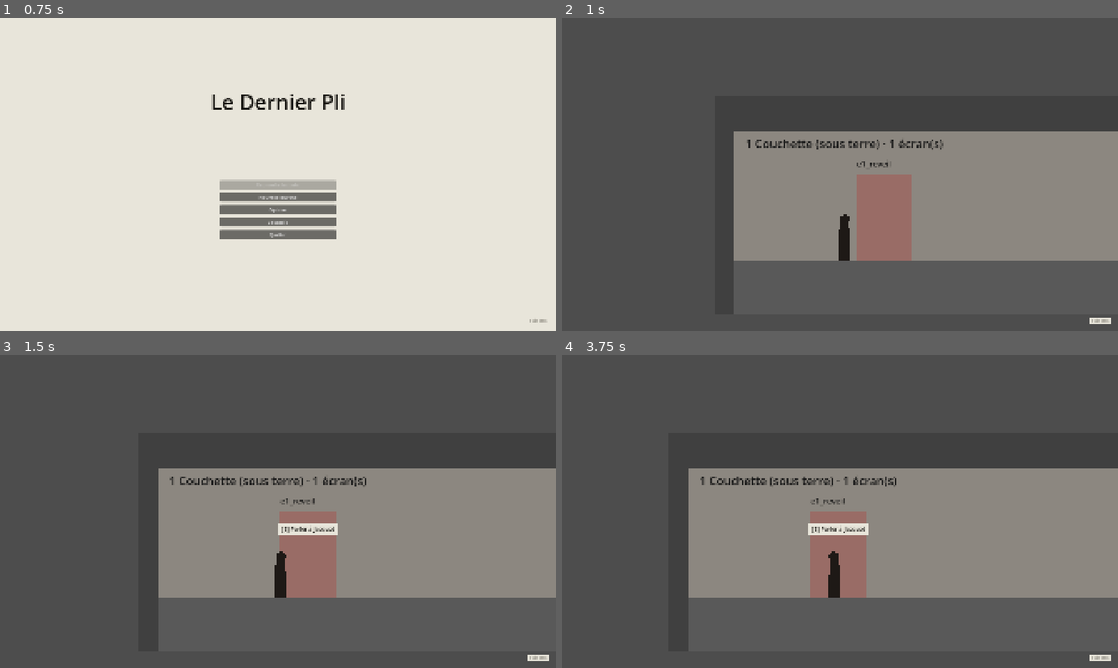
Above: before the commit, frames 1-4 (two rows, left to right).
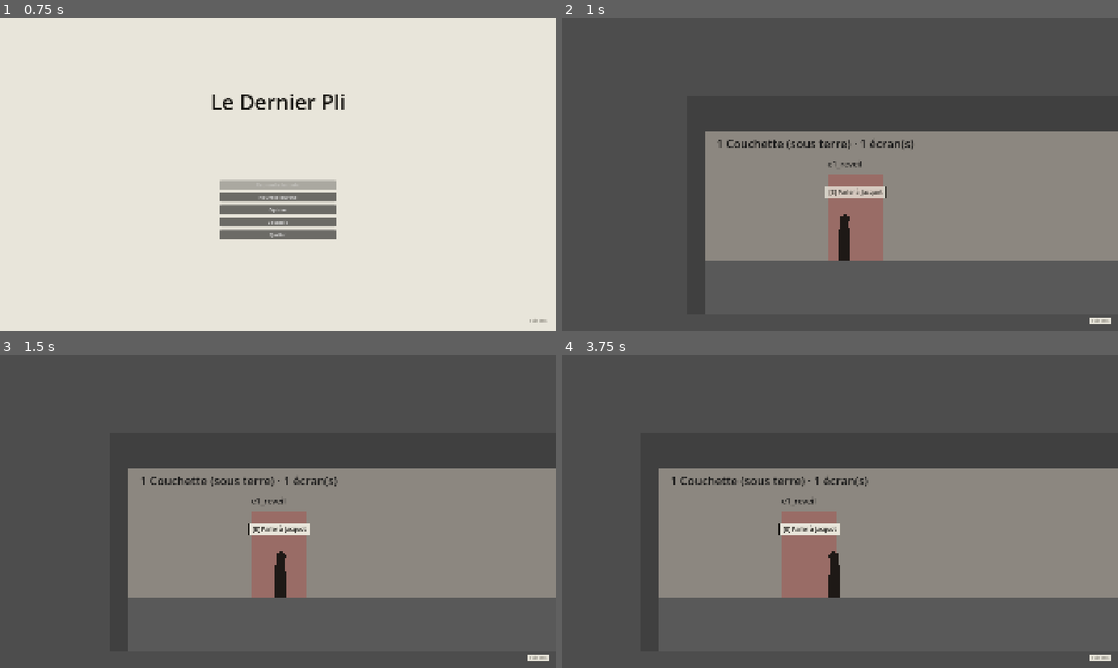
Above: after the commit, the same moments.

Repository: Mazklaus/le-dernier-pli
Game: Godot game, scene res://scenes/titre/titre.tscn
Same seed, same stepped clock (60 frames per second), same inputs: the game is played once before the commit and once after it.
Inputs (mouse positions are in pixels of both pictures, inside the frame that each line leads up to):
- Up to frame 1 (0.75 s): tap Enter (ui_accept) at 0.5 s; move the mouse to (400, 158) at 0.52 s; hold D (deplacer_droite) from 0.53 s (still down); tap 1 (choix_1) at 0.6 s; click (400, 158) at 0.67 s
- Up to frame 2 (1 s): keep holding D (deplacer_droite); tap Enter (ui_accept) at 0.77 s
- Up to frame 3 (1.5 s): release D (deplacer_droite) at 1.25 s; drag from (166, 527) to (311, 574) at 1.27 s
- Up to frame 4 (3.75 s): move the mouse to (895, 442) at 2.02 s; hold D (deplacer_droite) 2.03-2.75 s; tap 3 (choix_3) at 2.1 s; drag from (812, 574) to (673, 464) at 2.77 s; move the mouse to (1006, 558) at 3.52 s; press the mouse at (1006, 558) at 3.53 s; hold A (deplacer_gauche) from 3.53 s (still down)

Frame 1 is identical in both runs. In frame 2, 6.0% of the frame differs, in the area x 25-69%, y 36-95%; in frame 3, 6.3%, in the area x 23-66%, y 36-95%; in frame 4, 6.3%.

Commit message:
Place le départ à portée du réveil et impose e1_reveil avant de sortir
Retours QA : le messager apparaissait à 160 px de Jacquot, hors du rayon
d'interaction, et pouvait quitter la couchette sans jouer le réveil.

Co-Authored-By: Claude Opus 5.5 <noreply@anthropic.com>
Claude-Session: https://claude.ai/code/session_011WbKxC1GLvqHLYTAssGGfb

Diff:
--- a/scenes/etapes/etape_01/etape_01.tscn
+++ b/scenes/etapes/etape_01/etape_01.tscn
@@ -556,7 +556,7 @@
 arrivee = NodePath("../../../../Surface/Carrefour/porte_sape_sortie")
 
 [node name="Messager" parent="." instance=ExtResource("13")]
-position = Vector2(360, 2300)
+position = Vector2(460, 2300)
 
 [editable path="Lieux/AbriSergent"]
 [editable path="Lieux/Cantine"]
--- a/scenes/etapes/etape_01/lieux/couchette.tscn
+++ b/scenes/etapes/etape_01/lieux/couchette.tscn
@@ -133,6 +133,7 @@
 script = ExtResource("3")
 vers = &"boyau_arriere"
 libelle = "Monter au boyau"
+rencontre_requise = &"e1_reveil"
 metadata/vers = "boyau_arriere"
 metadata/note_level_design = "Escalier de rondins vers le boyau arrière"
 
@@ -157,7 +158,7 @@
 text = "-> boyau_arriere"
 
 [node name="entree_couchette" type="Marker2D" parent="Points"]
-position = Vector2(360, 900)
+position = Vector2(460, 900)
 
 [node name="sortie_couchette" type="Marker2D" parent="Points"]
 position = Vector2(1560, 900)
--- a/tests/unit/test_etape_01_maquette.gd
+++ b/tests/unit/test_etape_01_maquette.gd
@@ -86,3 +86,18 @@
 	assert_true(chicane.est_ouvert())
 	assert_false(cendre.est_ouvert())
 	GameState.reinitialiser()
+
+
+func test_le_reveil_est_a_portee_des_le_depart() -> void:
+	var depart: Marker2D = _etape.find_child("entree_couchette", true, false)
+	var reveil := _etape.trouver_declencheur(&"e1_reveil")
+	assert_true(absf(reveil.global_position.x - depart.global_position.x) < 96.0)
+
+
+func test_on_ne_quitte_pas_la_couchette_sans_le_reveil() -> void:
+	GameState.reinitialiser()
+	var sortie: Passage = _etape.find_child("SortieCouchette", true, false)
+	assert_false(sortie.est_disponible())
+	GameState.marquer_rencontre_vue(&"e1_reveil")
+	assert_true(sortie.est_disponible())
+	GameState.reinitialiser()
